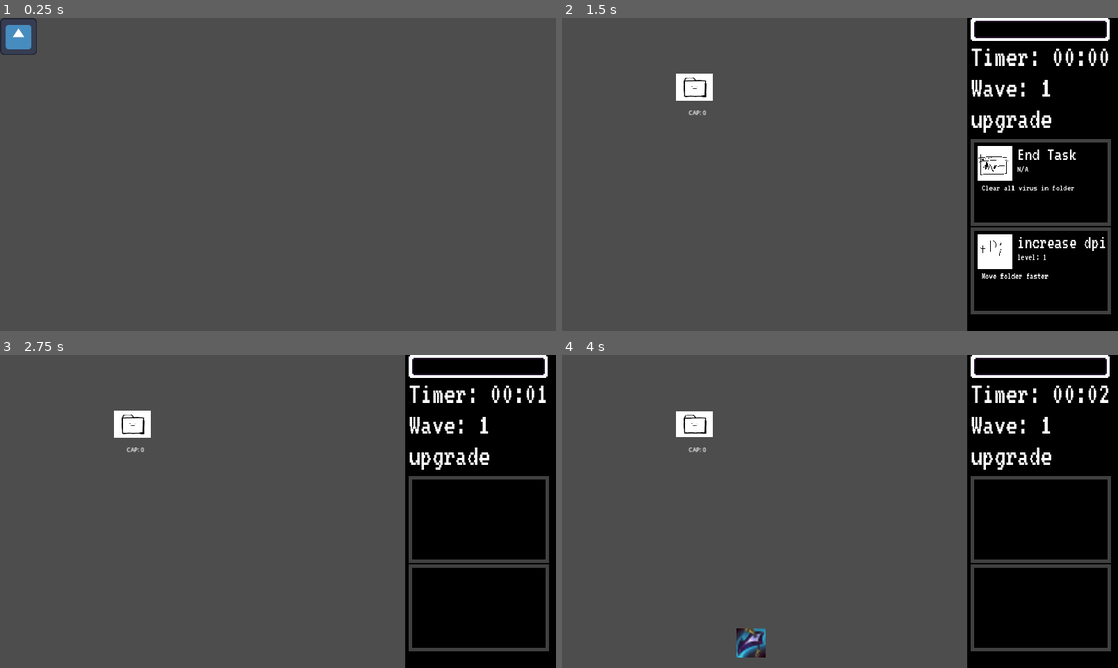
Above: before the commit, frames 1-4 (two rows, left to right).
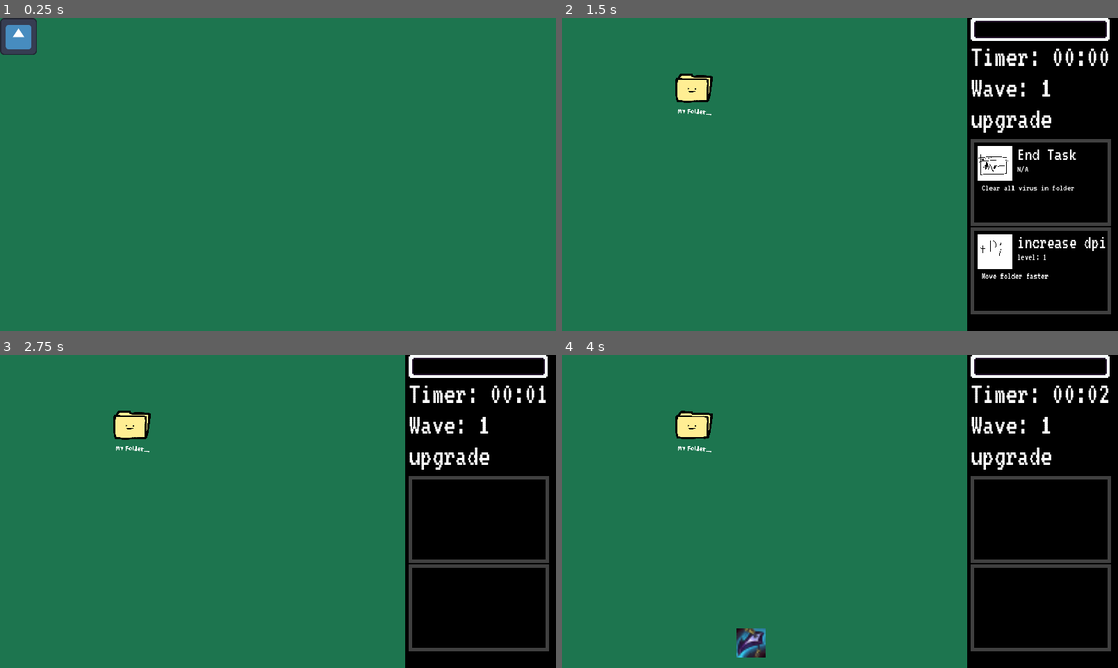
Above: after the commit, the same moments.

Repository: icheft524/Folder-Brawler
Game: Godot game, scene res://menu.tscn
The game is run twice, just before and just after one commit, with the same random seed, the same clock (stepped at 60 frames per second) and the same inputs. The engine's default icon, where the game draws it, is replaced by a stand-in: a white triangle on a blue panel in a dark square.
Inputs (mouse positions are in pixels of both pictures, inside the frame that each line leads up to):
- Up to frame 1 (0.25 s): no input
- Up to frame 2 (1.5 s): click (578, 36) at 0.5 s; tap Enter (ui_accept) at 1.25 s; drag from (695, 86) to (1040, 183) at 1.27 s
- Up to frame 3 (2.75 s): drag from (166, 527) to (133, 423) at 2.02 s
- Up to frame 4 (4 s): tap Enter (ui_accept) at 2.75, 3.5 s; move the mouse to (895, 442) at 2.77 s; click (895, 442) at 2.85 s; drag from (1040, 520) to (1040, 608) at 3.52 s

The runs differ from the first frame. In frame 1, 99% of the frame differs, in the area x 0-100%, y 0-100%; in frame 2, 73%; in frame 3, 73%; in frame 4, 72%.

Commit message:
artupdate

Diff:
--- a/folder/folder.gd
+++ b/folder/folder.gd
@@ -139,15 +139,15 @@
 
 
 func check_cap():
-	if capacity < 4:
+	if capacity < 3:
 		fatness = 1
-		$Sprite2D.texture = load("res://folder/folder_empty.png2.png")
-	elif capacity < 8:
+		$Sprite2D.texture = load("res://art/playerfolder/s/playerbody_s_idle.png")
+	elif capacity < 6:
 		fatness = mid_fat
-		$Sprite2D.texture = load("res://folder/folder_half.png2.png")
+		$Sprite2D.texture = load("res://art/playerfolder/m/playerbody_m_idle.png")
 	elif capacity < max_capacity:
 		fatness = extreme_fat
-		$Sprite2D.texture = load("res://folder/folder_full.png2.png")
+		$Sprite2D.texture = load("res://art/playerfolder/l/playerbody_l_idle.png")
 	else:
 		get_tree().reload_current_scene()
 
--- a/folder/folder.tscn
+++ b/folder/folder.tscn
@@ -1,8 +1,10 @@
-[gd_scene load_steps=8 format=3 uid="uid://dr0dyvw0s0u0s"]
+[gd_scene load_steps=10 format=3 uid="uid://dr0dyvw0s0u0s"]
 
 [ext_resource type="Script" path="res://folder/folder.gd" id="1_jar6q"]
 [ext_resource type="Resource" uid="uid://x2k7tqvwb038" path="res://folder/playerInv.tres" id="2_m3wq1"]
-[ext_resource type="Texture2D" uid="uid://bl7m04qbyve7p" path="res://folder/folder_empty.png2.png" id="3_prygn"]
+[ext_resource type="Texture2D" uid="uid://bcyr57w6f2ena" path="res://art/playerfolder/s/playerface_S.png" id="3_e387u"]
+[ext_resource type="Texture2D" uid="uid://cvrdbpmwfd83f" path="res://art/playerfolder/s/playerbody_s_idle.png" id="4_wmins"]
+[ext_resource type="Texture2D" uid="uid://b4ybu2mw2gay4" path="res://art/playerfolder/foldername.png" id="4_ws5jq"]
 
 [sub_resource type="RectangleShape2D" id="RectangleShape2D_pgl3m"]
 size = Vector2(128, 95)
@@ -19,7 +21,7 @@
 "times": PackedFloat32Array(0),
 "transitions": PackedFloat32Array(1),
 "update": 0,
-"values": [Vector2(1, 1)]
+"values": [Vector2(0.25, 0.25)]
 }
 
 [sub_resource type="Animation" id="Animation_viyxo"]
@@ -36,7 +38,7 @@
 "times": PackedFloat32Array(0, 0.1, 0.2, 0.5),
 "transitions": PackedFloat32Array(-2, -2, -2, -2),
 "update": 0,
-"values": [Vector2(1, 1.1), Vector2(1, 0.95), Vector2(1, 1), Vector2(1, 1)]
+"values": [Vector2(0.25, 0.275), Vector2(0.25, 0.238), Vector2(0.25, 0.25), Vector2(0.25, 0.25)]
 }
 
 [sub_resource type="AnimationLibrary" id="AnimationLibrary_vfl81"]
@@ -49,8 +51,20 @@
 script = ExtResource("1_jar6q")
 inv = ExtResource("2_m3wq1")
 
+[node name="face" type="Sprite2D" parent="."]
+position = Vector2(-5, 13)
+scale = Vector2(0.25, 0.25)
+texture = ExtResource("3_e387u")
+
 [node name="Sprite2D" type="Sprite2D" parent="."]
-texture = ExtResource("3_prygn")
+z_index = -1
+scale = Vector2(0.25, 0.25)
+texture = ExtResource("4_wmins")
+
+[node name="name" type="Sprite2D" parent="."]
+position = Vector2(0, 85)
+scale = Vector2(0.25, 0.25)
+texture = ExtResource("4_ws5jq")
 
 [node name="Area2D" type="Area2D" parent="." groups=["folder"]]
 
@@ -59,6 +73,7 @@
 shape = SubResource("RectangleShape2D_pgl3m")
 
 [node name="hp" type="Label" parent="."]
+visible = false
 offset_left = -21.0
 offset_top = 73.0
 offset_right = 19.0
--- a/folder/folder_inventory.gd
+++ b/folder/folder_inventory.gd
@@ -62,7 +62,7 @@
 	visible = true
 	isOpen = true
 	global.inv_open = true
-	Engine.time_scale = 0.05
+	Engine.time_scale = 0.35
 
 func close():
 	visible = false
--- a/folder/folder_inventory.tscn
+++ b/folder/folder_inventory.tscn
@@ -1,11 +1,12 @@
-[gd_scene load_steps=5 format=3 uid="uid://d26xg6dvehwx2"]
+[gd_scene load_steps=6 format=3 uid="uid://d26xg6dvehwx2"]
 
 [ext_resource type="Script" path="res://folder/folder_inventory.gd" id="1_pwu5y"]
-[ext_resource type="Texture2D" uid="uid://dljrwwfxtpruq" path="res://icon.svg" id="2_ownvl"]
+[ext_resource type="Texture2D" uid="uid://dtb01en0forhv" path="res://art/playerfolder/closebutton.png" id="2_6posn"]
+[ext_resource type="Texture2D" uid="uid://dh605sv4oc4gh" path="res://art/playerfolder/inventory/folder.png" id="3_b3nq6"]
 [ext_resource type="PackedScene" uid="uid://55hrfbgbqdsg" path="res://folder/slot.tscn" id="3_sbfi1"]
 
 [sub_resource type="RectangleShape2D" id="RectangleShape2D_1exvd"]
-size = Vector2(711, 35)
+size = Vector2(604, 64)
 
 [node name="folder_inventory" type="Control"]
 z_index = 1
@@ -16,41 +17,34 @@
 offset_bottom = 410.0
 script = ExtResource("1_pwu5y")
 
-[node name="esc_button" type="Button" parent="."]
-self_modulate = Color(1, 1, 1, 0)
-z_index = 14
+[node name="esc_button" type="TextureButton" parent="."]
+z_index = 10
 layout_mode = 0
-offset_left = 639.0
-offset_top = 12.0
-offset_right = 703.0
-offset_bottom = 76.0
-
-[node name="Sprite2D" type="Sprite2D" parent="esc_button"]
-modulate = Color(1, 0.00784314, 0, 1)
-z_index = 2
+offset_left = 607.0
+offset_top = -12.0
+offset_right = 805.0
+offset_bottom = 162.0
 scale = Vector2(0.5, 0.5)
-texture = ExtResource("2_ownvl")
-centered = false
+texture_hover = ExtResource("2_6posn")
+ignore_texture_size = true
 
 [node name="tab" type="Area2D" parent="."]
 z_index = 8
 
 [node name="Sprite2D" type="Sprite2D" parent="tab"]
-self_modulate = Color(0, 0.192157, 0.423529, 1)
 z_index = 1
-position = Vector2(356, 19)
-scale = Vector2(5.59375, 0.328125)
-texture = ExtResource("2_ownvl")
+position = Vector2(361, 196)
+scale = Vector2(0.5, 0.5)
+texture = ExtResource("3_b3nq6")
 
 [node name="CollisionShape2D" type="CollisionShape2D" parent="tab"]
-position = Vector2(356.5, 18.5)
+position = Vector2(303, 33)
 shape = SubResource("RectangleShape2D_1exvd")
 
 [node name="NinePatchRect" type="NinePatchRect" parent="."]
 layout_mode = 0
 offset_right = 715.0
 offset_bottom = 408.0
-texture = ExtResource("2_ownvl")
 patch_margin_left = 30
 patch_margin_top = 30
 patch_margin_right = 30
--- a/project.godot
+++ b/project.godot
@@ -46,3 +46,4 @@
 [rendering]
 
 renderer/rendering_method.mobile="gl_compatibility"
+environment/defaults/default_clear_color=Color(0.113725, 0.458824, 0.309804, 1)
Binary file added: art/playerbody_dead.png
Not shown, added: art/playerbody_dead.png.import
Binary file added: art/playerfolder/closebutton.png
Not shown, added: art/playerfolder/closebutton.png.import
Binary file added: art/playerfolder/foldername.png
Not shown, added: art/playerfolder/foldername.png.import
Binary file added: art/playerfolder/inventory/folder.png
Not shown, added: art/playerfolder/inventory/folder.png.import
Binary file added: art/playerfolder/l/playerbody_l_dragging.png
Not shown, added: art/playerfolder/l/playerbody_l_dragging.png.import
Binary file added: art/playerfolder/l/playerbody_l_hover.png
Not shown, added: art/playerfolder/l/playerbody_l_hover.png.import
(and 28 more such lines)
